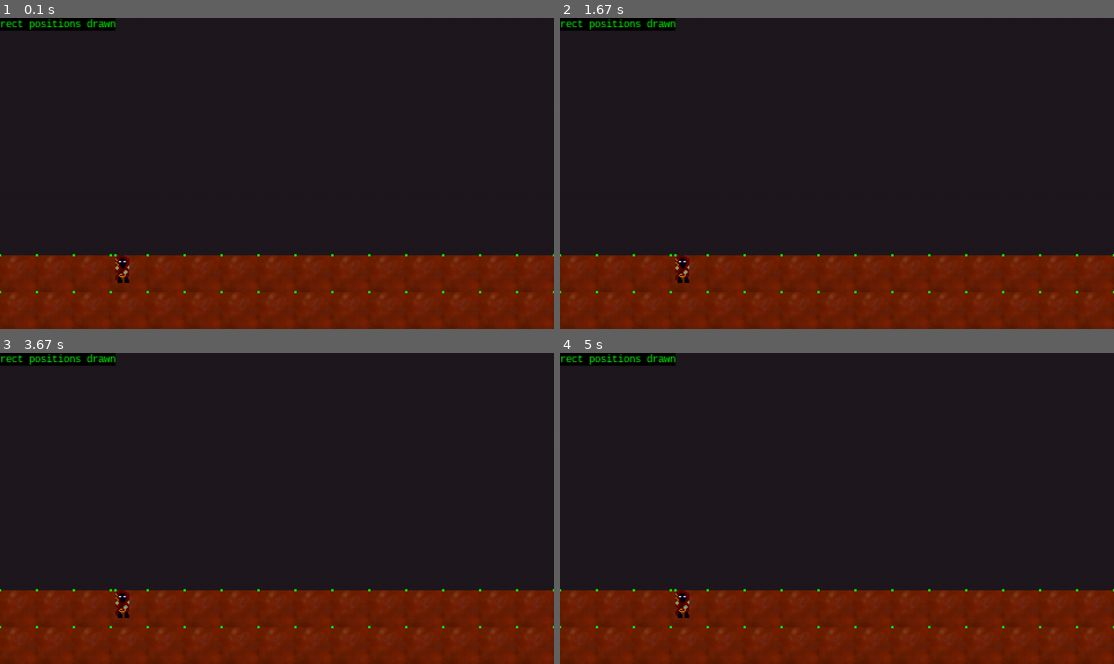
Above: before the commit, frames 1-4 (two rows, left to right).
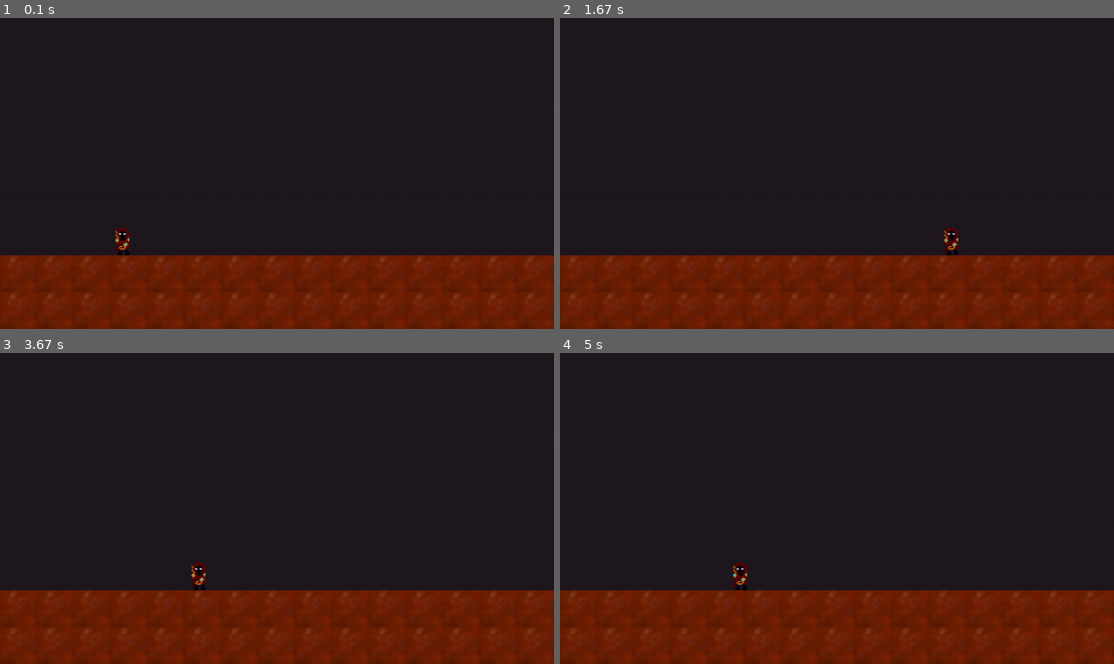
Above: after the commit, the same moments.

Repository: Stratoscaster/PyGame-Engine
Game: pygame game, started from main.py
The game is run twice, just before and just after one commit, with the same random seed, the same clock (stepped at 60 frames per second) and the same inputs.
Inputs:
- Up to frame 1 (0.1 s): no input
- Up to frame 2 (1.67 s): hold D 0.33-0.8 s; hold D 1.17-1.63 s
- Up to frame 3 (3.67 s): hold A 1.67-2.2 s; hold A 2.57-2.97 s; hold D from 3.4 s (still down)
- Up to frame 4 (5 s): release D at 4.03 s; hold A 4.47-4.93 s; hold D from 4.97 s (still down)

The runs differ from the first frame. In frame 1, 1.3% of the frame differs, in the area x 0-100%, y 0-89%; in frame 2, 1.3%; in frame 3, 1.3%; in frame 4, 1.3%.

Commit message:
Fixed player movement issues.

Diff:
--- a/src/base/game_state.py
+++ b/src/base/game_state.py
@@ -20,14 +20,12 @@
         self.is_controllable = False
         self.is_done = False
 
-    def initialize_player(self, start_pos: tuple):
+    def initialize_player(self):
         self.player = PlayerEntity(image=self.sprite_manager.get_img(c.PLAYER_SPRITE_NAME))
-        self.player.set_pos(start_pos)
+        self.player.set_pos((0,0))
         self.player.set_physics_engine(self.physics)
         self.player.create_set_get_physics_shape(c.PLAYER_MASS, c.PLAYER_INERTIA, c.PLAYER_BODY_TYPE)
-
-
-
+        self.player.physics_shape.elasticity = 0
 
     def update(self):
         self.physics.update()
--- a/src/base/player_entity.py
+++ b/src/base/player_entity.py
@@ -1,5 +1,5 @@
 import pygame
-
+import pymunk
 from base.static_entity import StaticEntity
 from tools.animation import AnimationGroup
 from tools.entity_state import EntityStateGroup
@@ -15,10 +15,13 @@
 
     def __init__(self, image=pygame.Surface(c.MEDIUM_TILE_SIZE)):
         super(PlayerEntity, self).__init__(image)
-        self.create_stat(self.WALK_SPEED_NAME, 2)
-        self.create_stat(self.WALK_ACCEL_NAME, 1.25)
+        self.create_stat(self.WALK_SPEED_NAME, 250)
+        self.create_stat(self.WALK_ACCEL_NAME, self.get_stat(self.WALK_SPEED_NAME) * 0.80)
         self.right_arrow_held = False
         self.left_arrow_held = False
+        self.frames_right_arrow_held = 0
+        self.frames_left_arrow_held = 0
+
 
 
     def user_input(self, input_command):
@@ -29,16 +32,53 @@
         #     self.set_target_vel_x(-1 * self.get_stat(self.WALK_SPEED_NAME), self.get_stat(self.WALK_ACCEL_NAME))
         # if input_command == c.RIGHT_ARROW_RELEASE or input_command == c.LEFT_ARROW_RELEASE:
         #     self.set_target_vel_x(0.0, self.get_stat(self.WALK_ACCEL_NAME))
+        max_speed = self.get_stat(self.WALK_SPEED_NAME)
+        accel = self.get_stat(self.WALK_ACCEL_NAME)
+        total_acceleration_frames = max_speed / accel
+        total_stop_frames = -1 * total_acceleration_frames
+        if self.frames_right_arrow_held > total_acceleration_frames:
+            self.frames_right_arrow_held = total_acceleration_frames
+        if self.frames_left_arrow_held > total_acceleration_frames:
+            self.frames_left_arrow_held = total_acceleration_frames
+        if self.frames_right_arrow_held < total_stop_frames:
+            self.frames_right_arrow_held = total_stop_frames
+        if self.frames_left_arrow_held < total_stop_frames:
+            self.frames_left_arrow_held = total_stop_frames
+        if isinstance(self.physics_shape, pymunk.Shape):
+            if input_command == c.RIGHT_ARROW_RELEASE:
+                self.right_arrow_held = False
+                self.frames_right_arrow_held = 0
 
-        if input_command == c.RIGHT_ARROW_RELEASE:
-            self.right_arrow_held = False
-        if input_command == c.LEFT_ARROW_RELEASE:
-            self.left_arrow_held = False
-        if not self.left_arrow_held and not self.right_arrow_held:
-            self.set_target_vel_x(0.0, self.get_stat(self.WALK_ACCEL_NAME))
-        if input_command == c.RIGHT_ARROW:
-            self.right_arrow_held = True
-            self.set_target_vel_x(self.get_stat(self.WALK_SPEED_NAME), self.get_stat(self.WALK_ACCEL_NAME))
-        elif input_command == c.LEFT_ARROW:
-            self.left_arrow_held = True
-            self.set_target_vel_x(-1 * self.get_stat(self.WALK_SPEED_NAME), self.get_stat(self.WALK_ACCEL_NAME))
+
+            if input_command == c.LEFT_ARROW_RELEASE:
+                self.left_arrow_held = False
+                self.frames_left_arrow_held = 0
+            if not self.left_arrow_held and not self.right_arrow_held:
+                # set target velocity to zero
+                self.set_target_vel_x(0.0, accel)
+                self.frames_left_arrow_held = 0
+                self.physics_shape.body.velocity = (0,0)
+            if input_command == c.RIGHT_ARROW:
+                self.right_arrow_held = True
+                self.frames_right_arrow_held += 1
+                # set target velocity +WALK_SPEED
+                current_velocity = accel * self.frames_right_arrow_held
+                if current_velocity > max_speed:
+                    current_velocity = max_speed
+
+                self.physics_shape.body.velocity = (current_velocity, 0)
+
+            elif input_command == c.LEFT_ARROW:
+                self.left_arrow_held = True
+                self.frames_left_arrow_held += 1
+                # set target velocity -WALK_SPEED
+                current_velocity = accel * self.frames_left_arrow_held
+                if current_velocity > max_speed:
+                    current_velocity = max_speed
+                self.physics_shape.body.velocity = (current_velocity * -1, 0)
+
+
+
+
+        if c.DEBUG_PLAYER_INPUTS:
+            print(input_command)
--- a/src/base/static_entity.py
+++ b/src/base/static_entity.py
@@ -28,9 +28,15 @@
     def update(self):
         self.update_vel()
         self.update_pos()
-        # print('sprite pos:', self.pos_x, self.pos_y)
-        # print('rect pos:', self.rect.x, self.rect.y)
-        # print('!physics_shape_pos', self.physics_shape.body.position[0], self.physics_shape.body.position[1])
+        if c.DEBUG_SPRITE_SHAPE_POSITIONS:
+            print('')
+            print('sprite pos:', self.pos_x, self.pos_y)
+            print('rect pos:', self.rect.x, self.rect.y)
+            if isinstance(self.physics_shape, pymunk.Shape):
+                print('!physics_shape_pos', self.physics_shape.body.position[0], self.physics_shape.body.position[1])
+                print('!physics_shape_force', self.physics_shape.body.force)
+                print('!physics_shape_velocity', self.physics_shape.body.velocity)
+
 
 
     def set_physics_engine(self, physics_engine: PhysicsEngine):
@@ -52,14 +58,13 @@
     def update_vel(self):
         pass
 
-    # TODO:
-    # - Update to use pymunk instead of manually changing pos_x and updating rect.x (etc)
+    #[DONE] TODO: Update to use pymunk instead of manually changing pos_x and updating rect.x (etc)
+    #TODO: gfx's rect position not matching pymunk?
     def update_pos(self):
-        if self.physics_shape is not None:
+        if isinstance(self.physics_shape, pymunk.Shape):
             self.pos_x = int(self.physics_shape.body.position[0])
             self.pos_y = int(self.physics_shape.body.position[1])
-            self.rect.x = int(self.pos_x) # must update self.rect in order to move sprite image
-            self.rect.y = int(self.pos_y)
+            self.rect.topleft = tuple((int(self.physics_shape.body.position[0]), int(self.physics_shape.body.position[1])))
         else:
             print('No physics shape for static entity.')
 
@@ -73,14 +78,20 @@
     def set_pos(self, xy):
         self.set_pos_x(xy[0])
         self.set_pos_y(xy[1])
+        if isinstance(self.physics_shape, pymunk.Shape):
+            self.physics_shape.body.position = xy
 
     def set_pos_x(self, x):
         self.pos_x = x
         self.rect.centerx = int(x)
+        # if isinstance(self.physics_shape, pymunk.Shape):
+        #     self.physics_shape.body.position[0] = x
 
     def set_pos_y(self, y):
         self.pos_y = y
         self.rect.centery = int(self.pos_y)
+        # if isinstance(self.physics_shape, pymunk.Shape):
+        #     self.physics_shape.body.position[1] = y
 
     def get_pos(self):
         return (self.pos_x, self.pos_y)
--- a/src/game_states/splash_screen.py
+++ b/src/game_states/splash_screen.py
@@ -26,8 +26,8 @@
         # Calculate ground height, init player
         ground_y = c.NATIVE_HEIGHT - (32 * (num_dirt_layers))
 
-        self.initialize_player((100, ground_y))
-
+        self.initialize_player()
+        self.player.set_pos((100, ground_y - self.player.rect.height))
         self.add_sprite(self.player, 4)
         self.set_actor(self.player)
 
--- a/src/tools/constants.py
+++ b/src/tools/constants.py
@@ -16,7 +16,9 @@
 DIRT_BODY_TYPE = pymunk.Body.STATIC
 
 # DEBUGGING CONSTANTS
-DRAW_SPRITE_POSITIONS = True
+DRAW_SPRITE_POSITIONS = False
+DEBUG_PLAYER_INPUTS = False
+DEBUG_SPRITE_SHAPE_POSITIONS = False
 
 # User Input Info
 # Keyboard
--- a/src/tools/event_handler.py
+++ b/src/tools/event_handler.py
@@ -61,29 +61,14 @@
         # if pressed_keys[pygame.K_b]: # B button
         #     self.a_btn_cmd.execute(actor)
 
-
-
-
+        # keep at bottom
         self.previous_pressed_keys_state = pressed_keys
 
-        # ---- Previous key handling method ----
-        # if event.type == pygame.KEYDOWN:
-        #     if event.key == pygame.K_w: # Up
-        #         self.up_arrow_cmd.execute(actor)
-        #     elif event.key == pygame.K_s: # Down
-        #         self.down_arrow_cmd.execute(actor)
-        #     elif event.key == pygame.K_a: # Left
-        #         self.left_arrow_cmd.execute(actor)
-        #     elif event.key == pygame.K_d: # Right
-        #         self.right_arrow_cmd.execute(actor)
-        #     if event.key == pygame.K_b:
-        #         self.a_btn_cmd.execute(actor)
     def handle_joystick_events(self, event, actor):
         pass
 
 
     @staticmethod
-
     def quit_game():
         pygame.quit()
         quit()
--- a/src/tools/physics_engine.py
+++ b/src/tools/physics_engine.py
@@ -1,7 +1,7 @@
 import pygame
 import pymunk
 import tools.constants as c
-
+from pymunk.shapes import Shape
 class PhysicsEngine:
 
     def __init__(self, game_state):
@@ -21,7 +21,6 @@
 
     def update(self):
         self.update_simulation()
-        self.update_sprites()
 
     def update_simulation(self):
         if self.dt != 0:
@@ -32,19 +31,18 @@
             for step in range(0, number_of_steps):
                 self.space.step(seconds_to_simulate / number_of_steps)
 
-        # for body in self.space.bodies:
-        #     print('body in space:', body.position)
-
-
-    def update_sprites(self):
-        for sprite in self.sprites:
-            sprite.update()
-
     def add_object_to_space(self, body, shape):
         self.space.add(body, shape)
 
     def update_dt_frame_scaling(self, dt):
         self.dt = dt
+
+    def force_sprite(self, sprite, force_vector: tuple):
+        from base.static_entity import StaticEntity
+        if isinstance(sprite, StaticEntity):
+            if isinstance(sprite.physics_shape, pymunk.Shape):
+                sprite.physics_shape.body.apply_force_at_local_point(force_vector, sprite.rect.center)
+
 
 
 class CollisionDetection:
